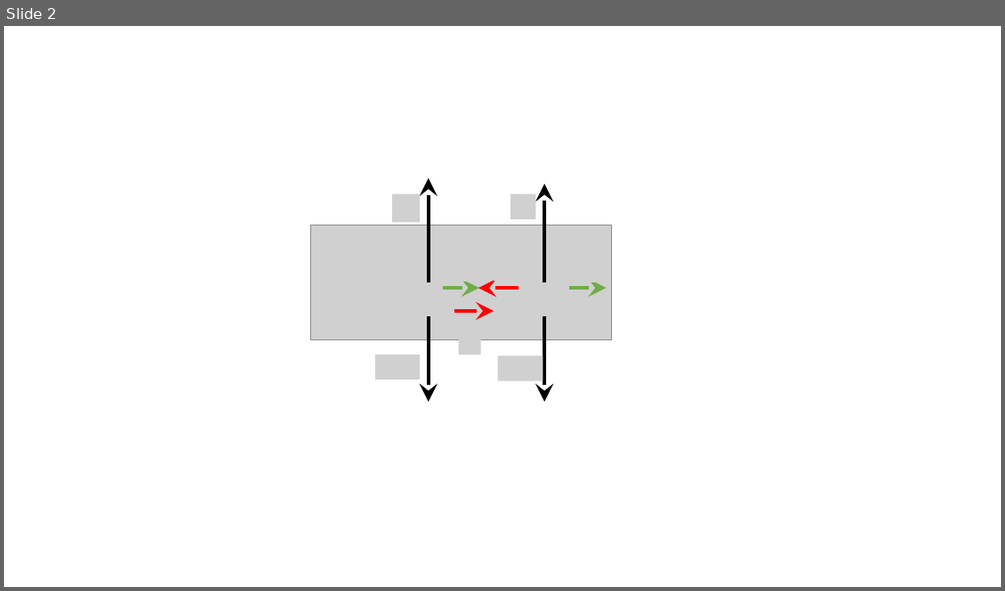
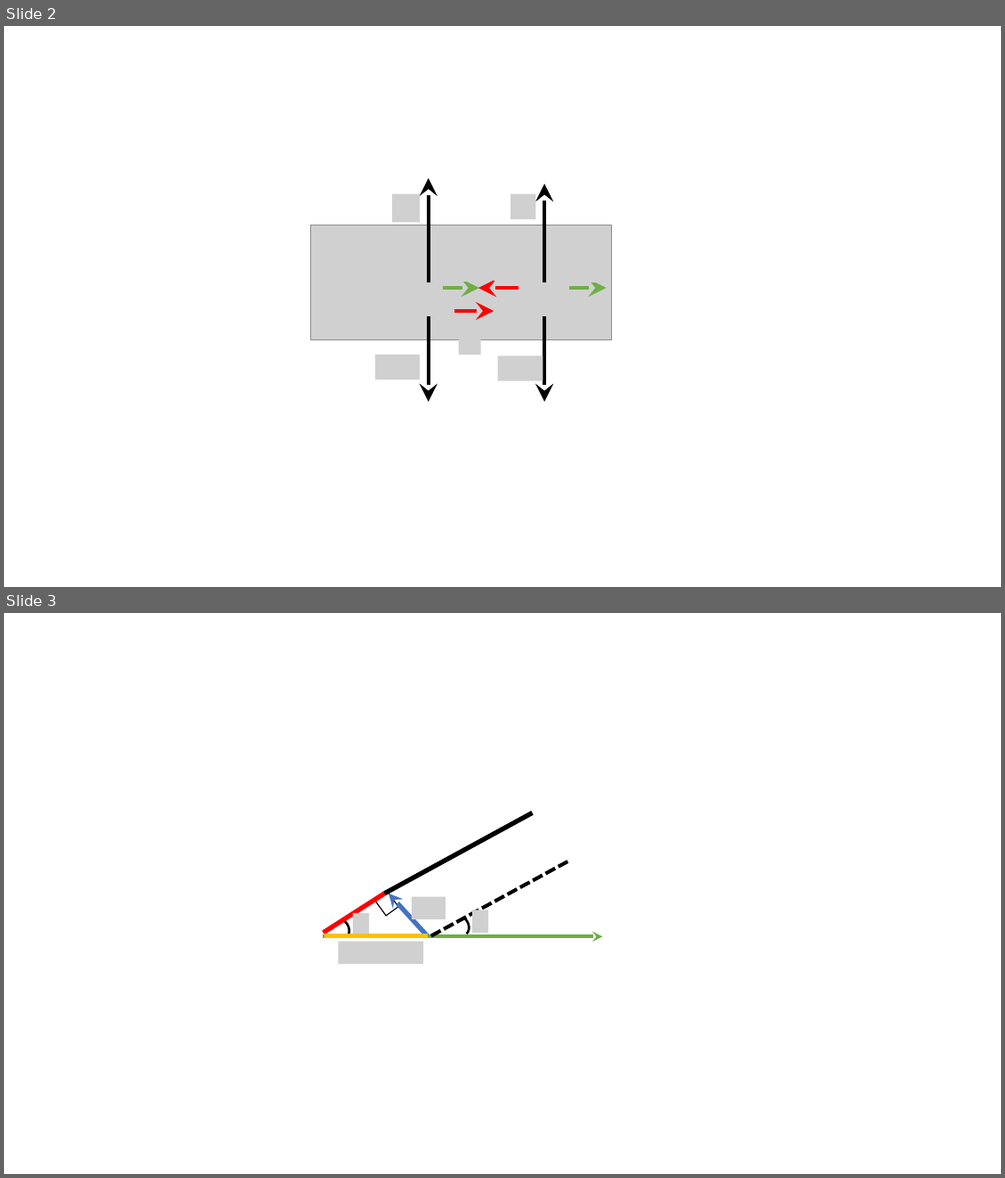
Before and after one commit to savchenko-physics/savchenko-physics.github.io, a slide deck: volunteer/Drawings.pptx. Shown one above the other, each under a label of ours: slide 2 before the commit, slides 2 and 3 after it. The pictures are 1005x591 and 1005x1178 pixels, drawn with LibreOffice and Linux fonts; fonts in the diff are those of the drawing; grey boxes stand for pictures. Boxes give left, top, right and bottom in pixels: in the first picture for what was removed or moved away, otherwise in the second. Text is boxed around its words. In the diff, an @@ line names an element or a change of style, - is before the commit and + after.

```diff
--- a/volunteer/Drawings.pptx
+++ b/volunteer/Drawings.pptx
@@ slide 3 added at bbox=[4, 613, 1001, 1174], background #FFFFFF @@
@@ line added from (385, 893) to (532, 812), #000000 4.5 pt @@
@@ line added from (431, 936) to (568, 861), #000000 3.5 pt dashed @@
@@ line added from (324, 933) to (385, 893), #FF0000 4.5 pt @@
@@ rectangle added at bbox=[374, 891, 398, 916], outline #000000 1 pt @@
@@ arrow added from (428, 936) to (388, 893), #4472C4 4.5 pt @@
@@ picture added at bbox=[412, 896, 445, 919] @@
@@ arc (boxed as its full ellipse) added at bbox=[323, 913, 355, 945], outline #000000 2.25 pt @@
@@ picture added at bbox=[353, 913, 370, 935] @@
@@ arc (boxed as its full ellipse) added at bbox=[443, 909, 474, 941], outline #000000 2.25 pt @@
@@ picture added at bbox=[472, 910, 488, 933] @@
@@ arrow added from (323, 937) to (602, 937), #70AD47 3.25 pt @@
@@ line added from (324, 935) to (428, 935), #FFC000 4.5 pt @@
@@ picture added at bbox=[339, 941, 423, 964] @@
```
Also in this commit, not shown: 3 other slides added, 17 other files.
